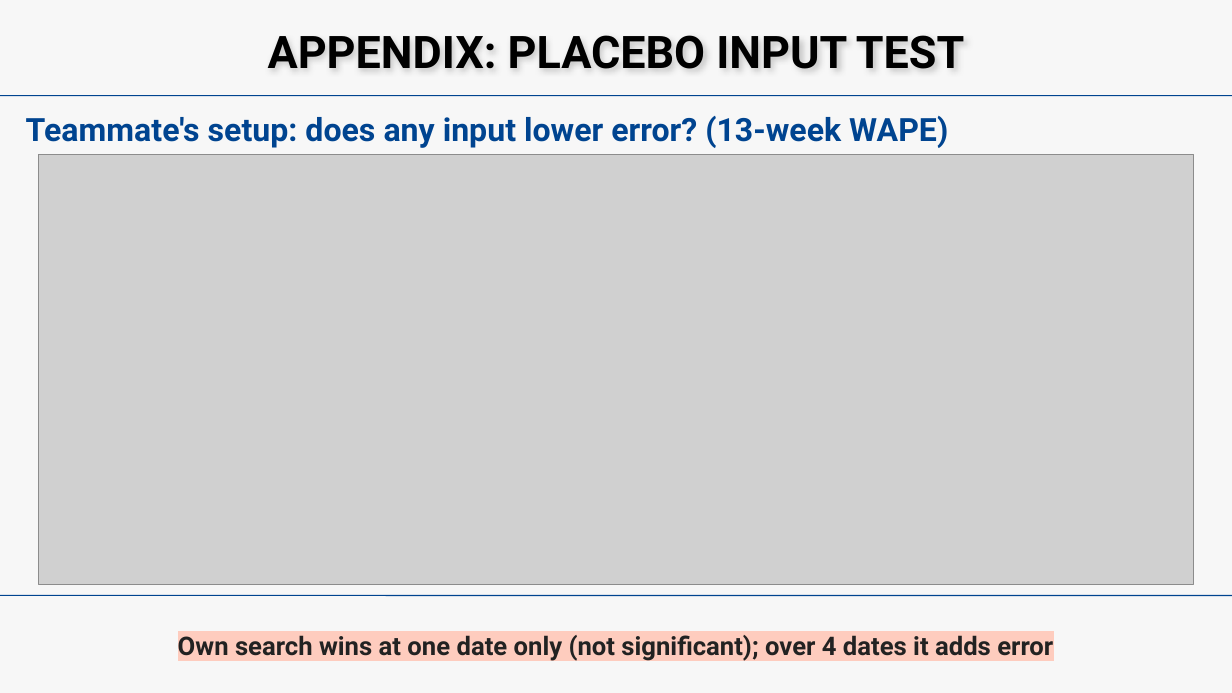
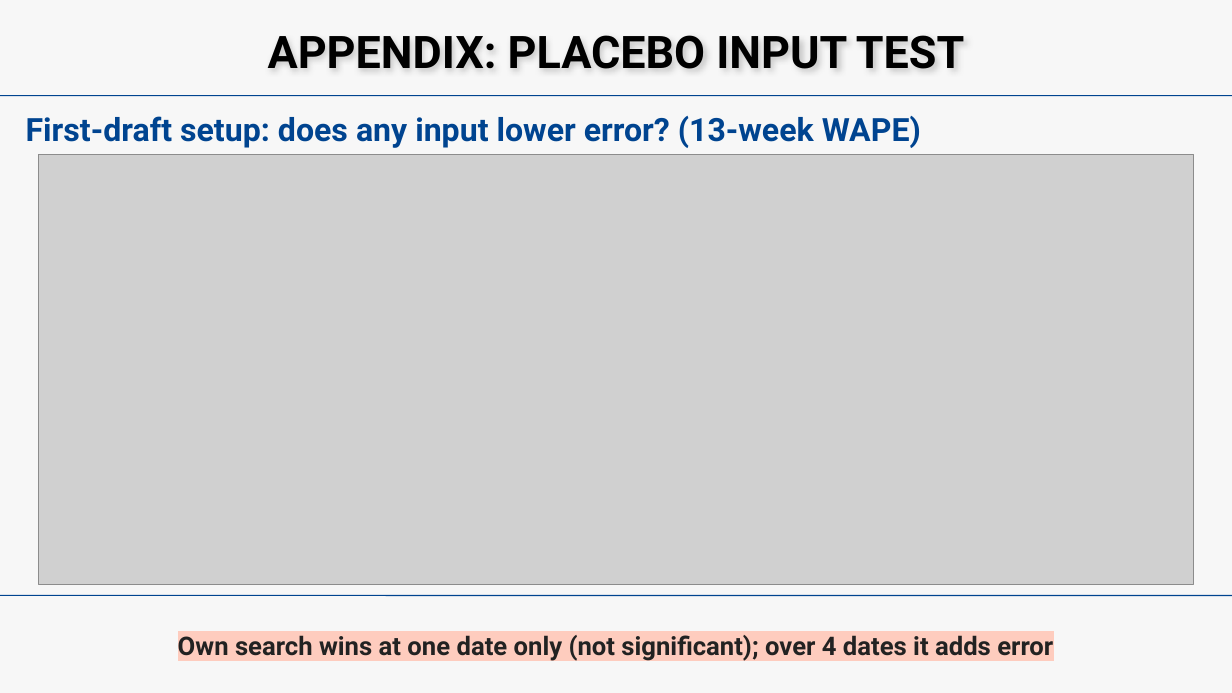
Before and after one commit to beblack127/HEAT, a slide deck: slide 14 of reports/gt_midterm/slides/HEAT_midterm.pptx. Drawn at 1232x693 pixels with LibreOffice and Linux fonts; fonts in the diff are those of the drawing; grey boxes stand for pictures. Boxes give left, top, right and bottom in pixels: in the first picture for what was removed or moved away, otherwise in the second. Text is boxed around its words. In the diff, an @@ line names an element or a change of style, - is before the commit and + after.

```diff
--- a/reports/gt_midterm/slides/HEAT_midterm.pptx
+++ b/reports/gt_midterm/slides/HEAT_midterm.pptx
@@ text at [26, 116, 921, 148]: text changed @@
-Teammate's setup: does any input lower error? (13-week WAPE)
+First-draft setup: does any input lower error? (13-week WAPE)
```
Also in this commit, not shown: 5 other slides changed, 4 slides added, 4 slides removed, 13 other files.
